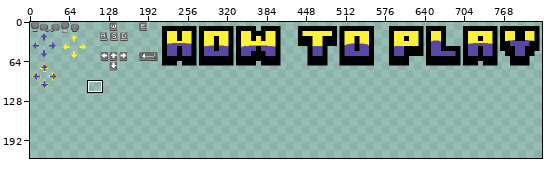
A pixel-art file gets an edit: Nihle/Assets/Sprites/Game Sprites/AsperiteFiles/howToPlay.aseprite. The picture above shows the old version from afar; the outline marks the close-up.
Close-up. As it was:
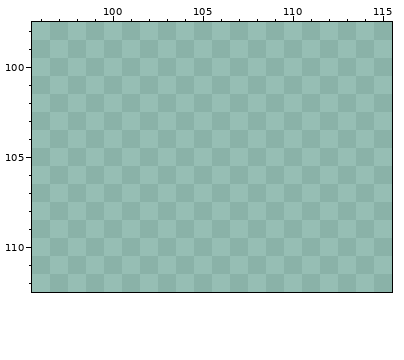
888x640 pixels, 1 frame. Colours within 5 levels of each other are drawn and written as one. Shown: x 96..115, y 98..112. The wide view leaves out empty margins. The commit also changed other parts of the picture, which this record leaves out.
After the commit:
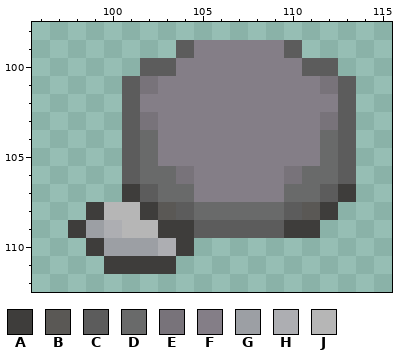
Palette (. is transparent): A #3e3d3b  B #5a5855  C #5c5c5c  D #696a6a  E #78737a  F #847e87  G #9c9fa4  H #adaeb2  J #b6b6b6
Diff:
Colour A now appears in row 107 at x 101 and 113; in row 108 at x 99, 102 and 112; in row 109 at x 98, 103 to 104 and 110 to 111; in row 110 at x 99 and 104; in row 111 at x 100 to 103.
Colour B now appears in row 108 at x 103 and 111.
Colour C now appears in row 99 at x 104 and 110; in row 100 at x 102 to 103 and 111 to 112; in rows 101 to 106 at x 101 and 113; in row 107 at x 102 and 112; in row 108 at x 104 and 110; in row 109 at x 105 to 109.
Colour D now appears in rows 104 to 105 at x 102 and 112; in row 106 at x 102 to 103 and 111 to 112; in row 107 at x 103 to 104 and 110 to 111; in row 108 at x 105 to 109.
Colour E now appears in row 101 at x 102 and 112; in row 103 at x 102 and 112; in row 106 at x 104 and 110.
Colour F now appears in row 99 at x 105 to 109; in row 100 at x 104 to 110; in row 101 at x 103 to 111; in row 102 at x 102 to 112; in rows 103 to 105 at x 103 to 111; in rows 106 to 107 at x 105 to 109.
Colour G now appears in row 109 at x 99; in row 110 at x 100 to 102.
Colour H now appears in row 109 at x 100; in row 110 at x 103.
Colour J now appears in row 108 at x 100 to 101; in row 109 at x 101 to 102.
Pixel boxes of the changes (left, top, right, bottom) in both close-ups:
added: (68, 40, 356, 274)
